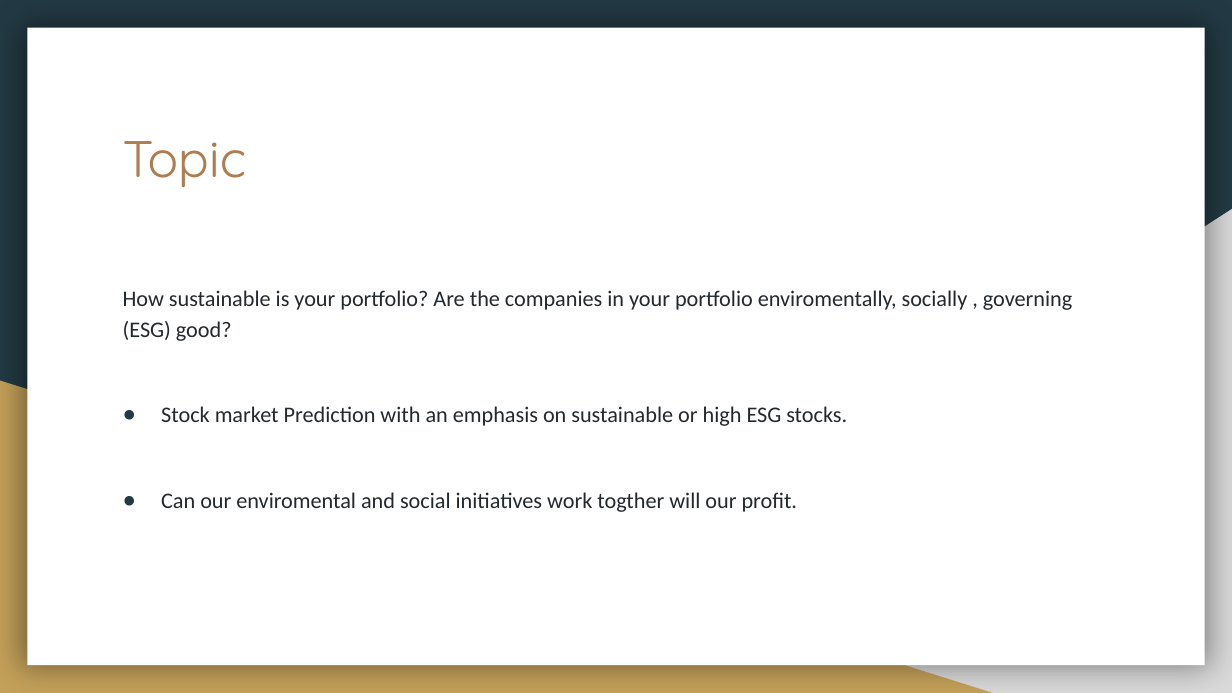
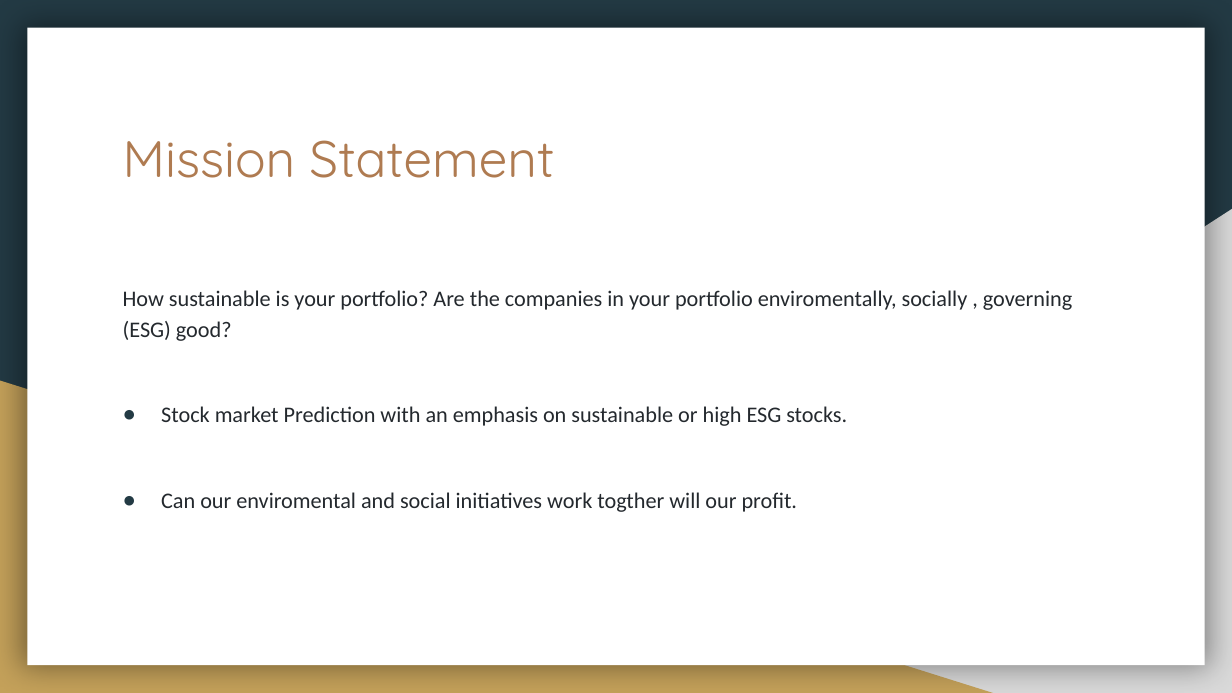
Before and after one commit to sucharita1/ESG_investing_analysis, a slide deck: slide 2 of ESG_Slides.pptx. Drawn at 1232x693 pixels with LibreOffice and Linux fonts; fonts in the diff are those of the drawing. Boxes give left, top, right and bottom in pixels: in the first picture for what was removed or moved away, otherwise in the second. Text is boxed around its words. In the diff, an @@ line names an element or a change of style, - is before the commit and + after.

```diff
--- a/ESG_Slides.pptx
+++ b/ESG_Slides.pptx
@@ title at bbox=[123, 140, 554, 178]: text changed @@
-Topic
+Mission Statement
```
Also in this commit, not shown: 4 other slides changed.
